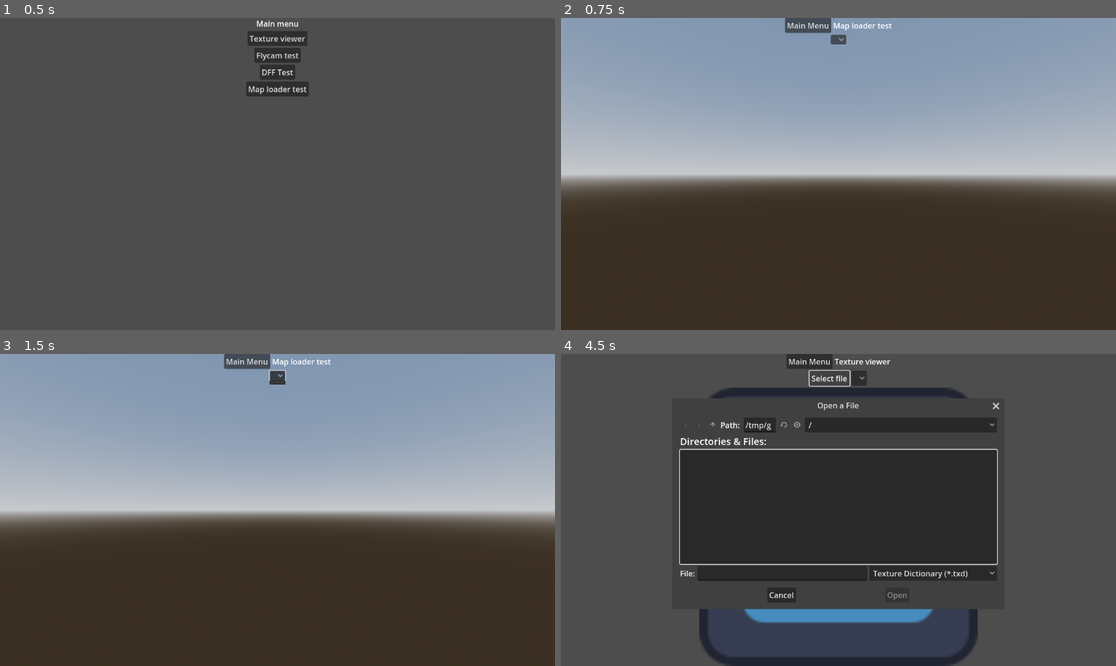
Above: before the commit, frames 1-4 (two rows, left to right).
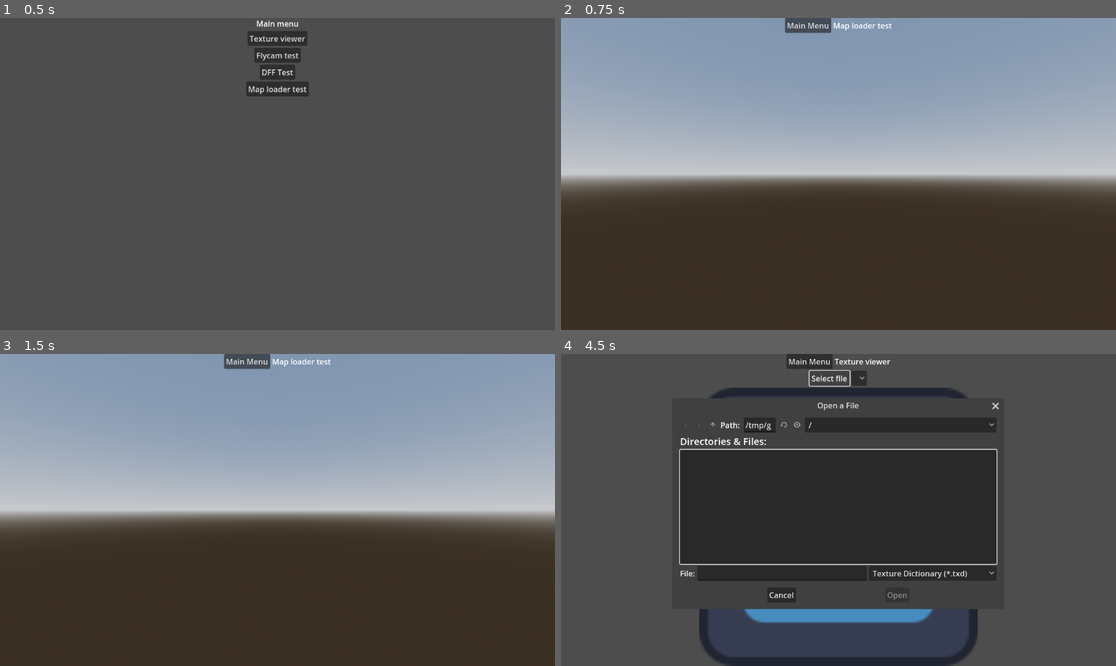
Above: after the commit, the same moments.

Repository: FOSS-Supremacy/OpenLiberty
Game: Godot game, scene res://startup.tscn
The game is run twice, just before and just after one commit, with the same random seed, the same clock (stepped at 60 frames per second) and the same inputs. The engine's default icon, where the game draws it, is replaced by a stand-in: a white triangle on a blue panel in a dark square.
Inputs (mouse positions are in pixels of both pictures, inside the frame that each line leads up to):
- Up to frame 1 (0.5 s): no input
- Up to frame 2 (0.75 s): click "Map loader test" at 0.5 s
- Up to frame 3 (1.5 s): click (277, 375) at 1.27 s
- Up to frame 4 (4.5 s): click "Main Menu" at 2 s; click "Texture viewer" at 2.75 s; click (860, 378) at 3.5 s; click "Select file" at 4.25 s

Frame 1 is identical in both runs. In frame 2, less than 0.1% of the frame differs, in the area x 48-52%, y 5-9%; in frame 3, 0.1%; in frame 4, 0.3%, in the area x 56-79%, y 15-72%.
Error in both runs: Assertion failed: 7 (res://scripts/map_builder.gd:15)

Commit message:
Remove OptionButton from map test screen

Diff:
--- a/scenes/maptest/maptest.tscn
+++ b/scenes/maptest/maptest.tscn
@@ -59,12 +59,4 @@
 offset_bottom = 28.0
 text = "Map loader test"
 
-[node name="OptionButton" type="OptionButton" parent="GUI/VBoxContainer"]
-layout_mode = 2
-offset_left = 104.0
-offset_top = 35.0
-offset_right = 118.0
-offset_bottom = 55.0
-size_flags_horizontal = 4
-
 [node name="flycam" parent="." instance=ExtResource("3_850h8")]
